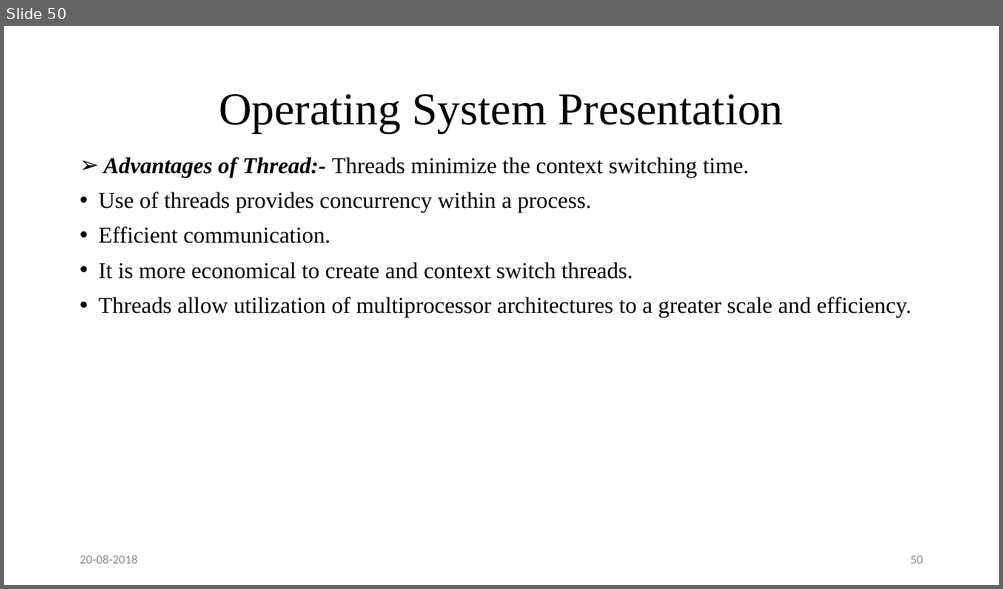
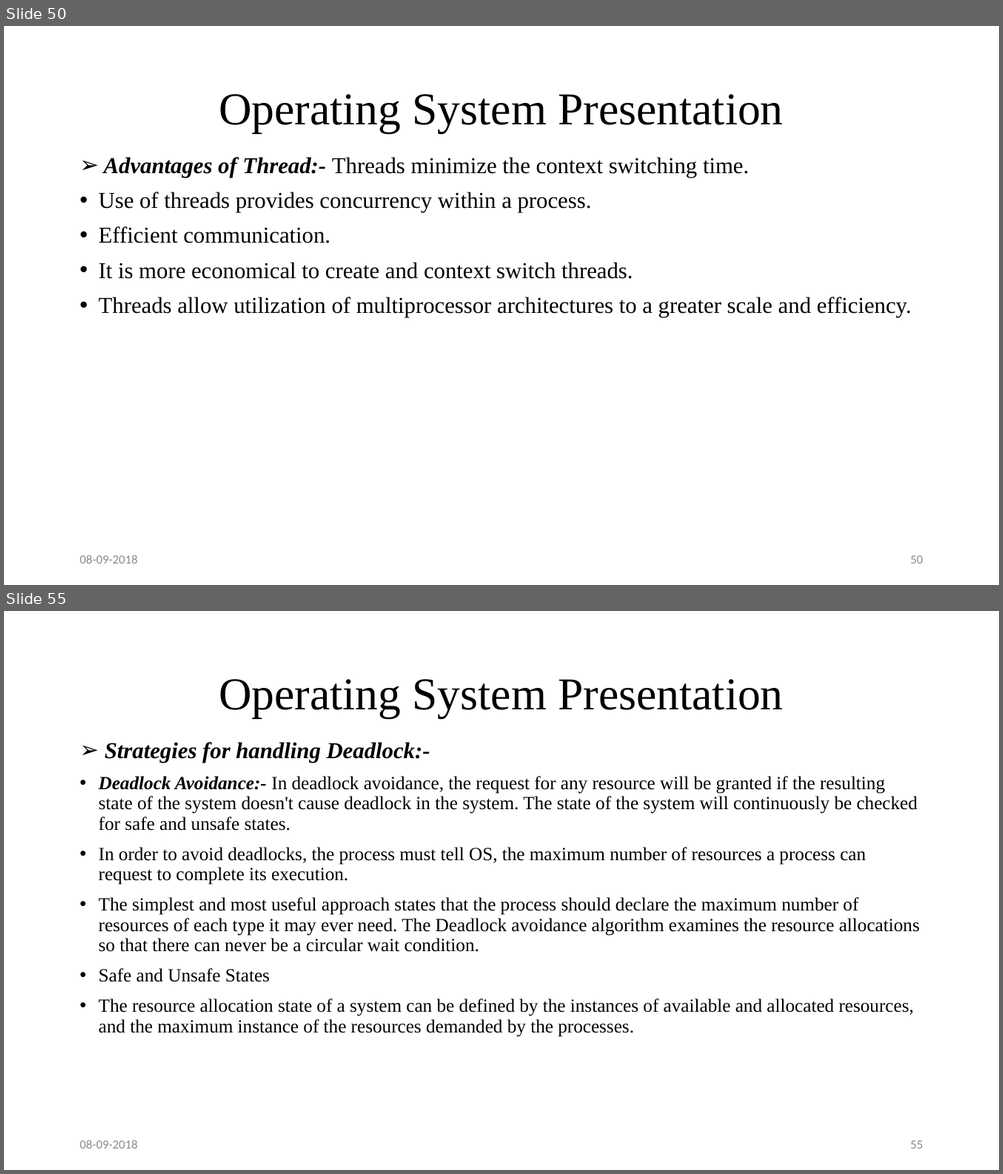
Before and after one commit to sumonkarmakar/Presentation, a slide deck: Operating System Presentation.pptx. Shown one above the other, each under a label of ours: slide 50 before the commit, slides 50 and 55 after it; the slides between them are not shown. The pictures are 1003x589 and 1003x1174 pixels, drawn with LibreOffice and Linux fonts; fonts in the diff are those of the drawing. Boxes give left, top, right and bottom in pixels: in the first picture for what was removed or moved away, otherwise in the second. Text is boxed around its words. In the diff, an @@ line names an element or a change of style, - is before the commit and + after.

```diff
--- a/Operating System Presentation.pptx
+++ b/Operating System Presentation.pptx
@@ slide 55 added at [4,611,999,1170], background #FFFFFF @@
@@ title added at [219,679,782,718], 44 pt, text #000000 @@
+Operating System Presentation
@@ text added at [99,742,919,1037], 18 pt, text #000000 @@
+➢ Strategies for handling Deadlock:-
+• Deadlock Avoidance:- In deadlock avoidance, the request for any resource will be granted if the resulting state of the system doesn't cause deadlock in the system. The state of the system will continuously be checked for safe and unsafe states.
+• In order to avoid deadlocks, the process must tell OS, the maximum number of resources a process can request to complete its execution.
+• The simplest and most useful approach states that the process should declare the maximum number of resources of each type it may ever need. The Deadlock avoidance algorithm examines the resource allocations so that there can never be a circular wait condition.
+• Safe and Unsafe States
+• The resource allocation state of a system can be defined by the instances of available and allocated resources, and the maximum instance of the resources demanded by the processes.
@@ text added at [79,1140,137,1149], 12 pt, text #8C8C8C @@
+08-09-2018
@@ page number added at [910,1141,922,1149], 12 pt, text #8C8C8C @@
+55
@@ slide 50 changed as well @@
@@ text at [79,555,137,564]: text changed @@
-20-08-2018
+08-09-2018
```
Also in this commit, not shown: 50 other slides changed, 85 other slides added.
